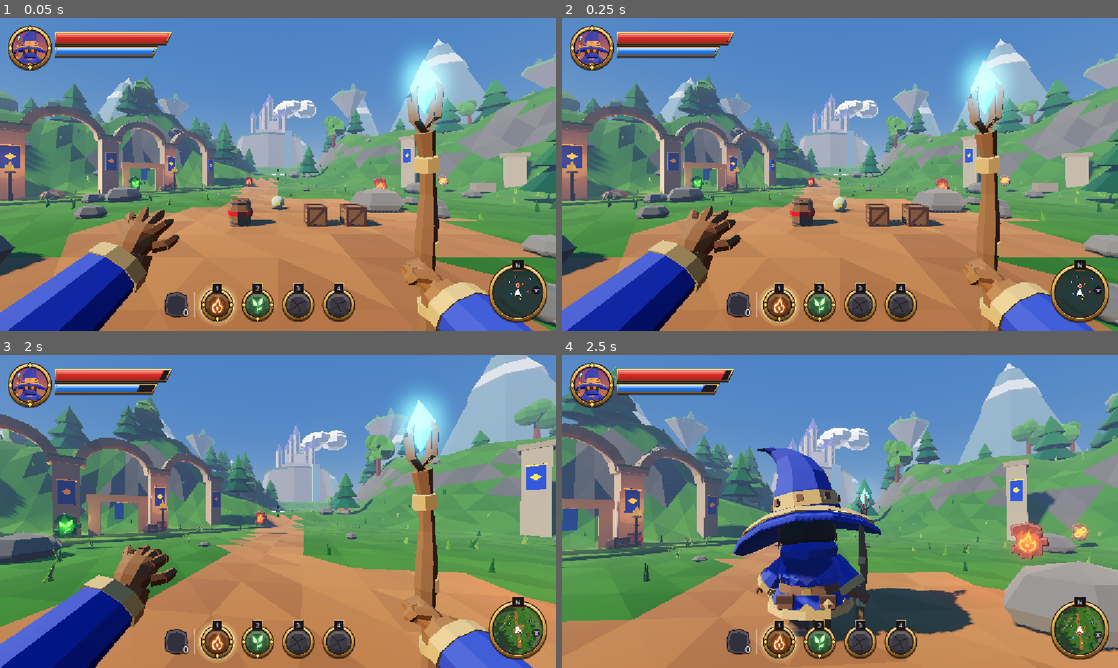
Above: before the commit, frames 1-4 (two rows, left to right).
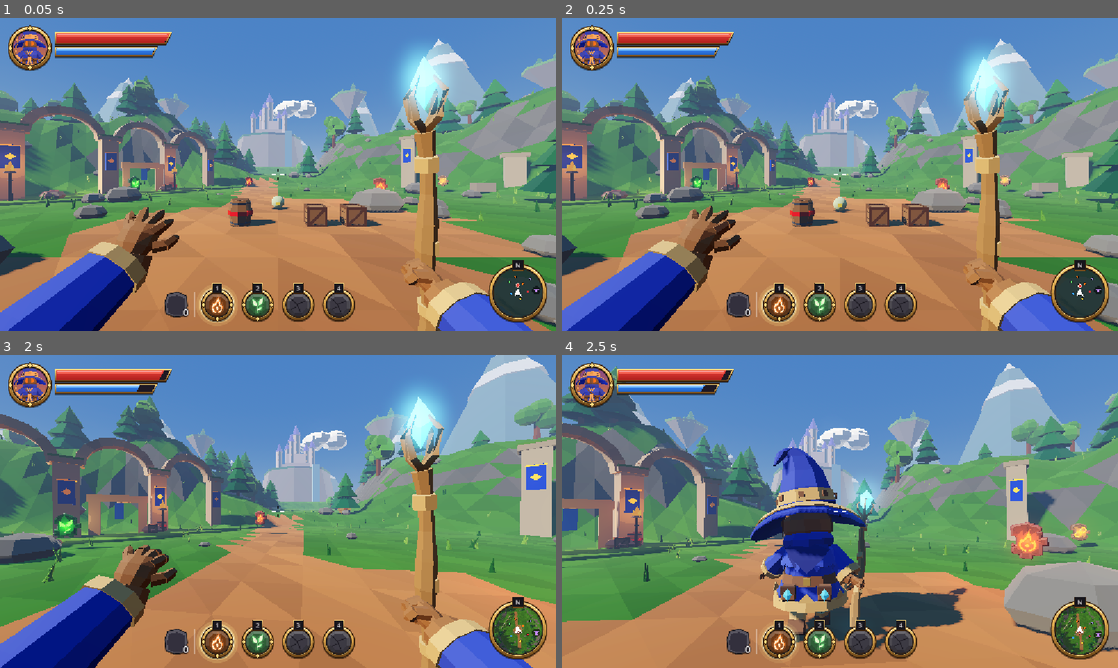
Above: after the commit, the same moments.

Repository: vitortosta4-design/Arcane-Forge
Game: Godot game, scene res://cenas/arena_teste.tscn
Same seed, same stepped clock (60 frames per second), same inputs: the game is played once before the commit and once after it.
Inputs (mouse positions are in pixels of both pictures, inside the frame that each line leads up to):
- Up to frame 1 (0.05 s): no input
- Up to frame 2 (0.25 s): no input
- Up to frame 3 (2 s): tap Enter at 0.5 s; move the mouse to (305, 511) at 0.52 s; press the mouse at (305, 511) at 0.53 s; hold W (mover_frente) from 0.53 s (still down); tap Space (pular) at 0.77, 1.52 s; move the mouse to (250, 511) at 1.27 s; release the mouse at (250, 511) at 1.28 s; tap E (interagir) at 1.35 s
- Up to frame 4 (2.5 s): keep holding W (mover_frente); move the mouse to (851, 505) at 2.02 s; hold C (trocar_camera) from 2.03 s (still down)

The runs differ from the first frame. In frame 1, 2.2% of the frame differs, in the area x 2-81%, y 4-100%; in frame 2, 2.1%; in frame 3, 2.1%; in frame 4, 8.0%, in the area x 2-75%, y 4-94%.

Commit message:
Mago: proporção da folha e pendências do crítico (8,4 aprovado)
Corpo e pernas mais longos com cabeça e chapéu iguais (ADR-045), escala no
jogo 2,05 e passada 4,8 m/s. Aba mais estreita, cristal grande com garras,
cajado claro e à frente do corpo, conjurar com braço à frente, andar com
passada e pés no chão, chapéu com gancho para trás, losango azul nas duas
bolsas, rosto mais claro. Crítico: 7,2 → 7,8 → 8,0 → 8,4 aprovado.
Testes 302/302. Evidências em evidencias/fase-2/mago_v4/.

Co-Authored-By: Claude Opus 5.5 <noreply@anthropic.com>
Claude-Session: https://claude.ai/code/session_01JWgkYp6pLKfyjyxwoTPp1b

Diff:
--- a/jogo/scripts/mago/visual_mago.gd
+++ b/jogo/scripts/mago/visual_mago.gd
@@ -10,13 +10,14 @@
 ## de jogo nenhuma.
 
 const MODELO := preload("res://assets/modelos/mago/mago.glb")
-## O modelo tem ~1 m com o chapéu (escala da folha). Aumentado por igual para
-## os olhos ficarem perto da altura da câmera de primeira pessoa (1,6 m).
-const ESCALA := 2.4
+## O modelo tem ~1,4 m com o chapéu (proporção da folha, 7ª rodada: corpo e
+## pernas mais longos). Aumentado por igual para os olhos ficarem perto da
+## altura da câmera de primeira pessoa (1,6 m); altura total igual à de antes.
+const ESCALA := 2.05
 ## Velocidade em que a animação Andar casa com o passo (m/s, já na escala do
 ## jogo). Acima ou abaixo disso ela acelera ou desacelera, para o pé não
 ## patinar no chão.
-const VELOCIDADE_DO_PASSO := 3.2
+const VELOCIDADE_DO_PASSO := 4.8  # passada ~1,5x maior com as pernas novas (era 3,2)
 const MISTURA_S := 0.15
 const COR_CRISTAL := Color(0.3, 0.62, 1.0)
 
--- a/jogo/scripts/testes/suite_testes.gd
+++ b/jogo/scripts/testes/suite_testes.gd
@@ -2167,7 +2167,8 @@
 	var faltando := ["Parado", "Andar", "Conjurar", "ErguerCajado", "Dano"].filter(func(n): return anim == null or not anim.has_animation(n))
 	_afirmar("mago: tem as 5 animações %s" % str(faltando), faltando.is_empty())
 	_afirmar("mago: parado toca Parado", anim and anim.current_animation == "Parado")
-	corpo.animar(0.016, 4.5, true)
+	# acima da velocidade em que a passada casa com o chão, a animação acelera
+	corpo.animar(0.016, VisualMago.VELOCIDADE_DO_PASSO * 1.3, true)
 	_afirmar("mago: andando toca Andar, mais rápido quando corre (pé não patina)", anim.current_animation == "Andar" and anim.speed_scale > 1.0)
 	corpo.animar(0.016, 0.0, true)
 	_afirmar("mago: parou, volta ao Parado", anim.current_animation == "Parado")
Binary file changed: jogo/assets/modelos/mago/mago.glb
Binary file changed: jogo/assets/modelos/mago/mago_1p.glb
Not shown, changed: arte/personagens/mago/mago.py
Not shown, changed: docs/contexto/diario.md
Not shown, changed: docs/contexto/estado-atual.md
Not shown, changed: docs/decisoes.md
Not shown, added: evidencias/fase-2/mago_v4/andar_perfil.png
Not shown, added: evidencias/fase-2/mago_v4/frente.png
Not shown, added: evidencias/fase-2/mago_v4/lado.png
Not shown, added: evidencias/fase-2/mago_v4/longe.png
Not shown, added: evidencias/fase-2/mago_v4/m_andando.png
Not shown, added: evidencias/fase-2/mago_v4/m_conjurando.png
(and 8 more such lines)
